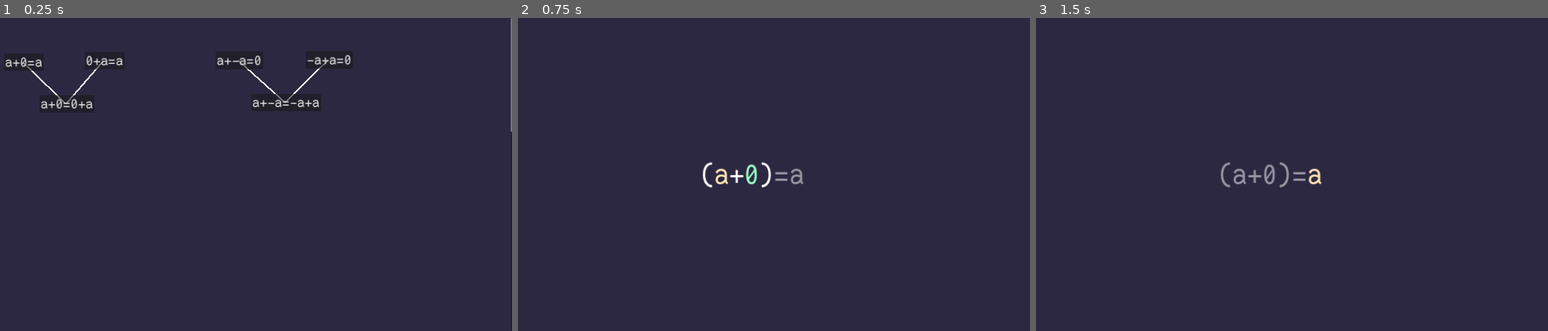
Above: before the commit, frames 1-3 (left to right).
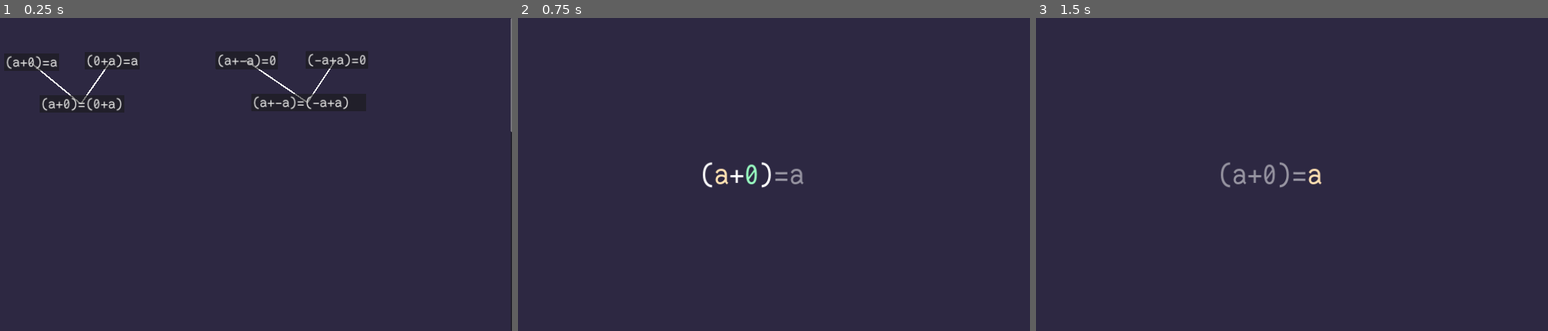
Above: after the commit, the same moments.

Repository: theoahfeldt/emperical-maths
Game: Godot game, scene res://main.tscn
Same seed, same stepped clock (60 frames per second), same inputs: the game is played once before the commit and once after it.
Inputs:
- Up to frame 1 (0.25 s): no input
- Up to frame 2 (0.75 s): click "a+0=a" (after the commit: "(a+0)=a") at 0.5 s
- Up to frame 3 (1.5 s): tap Enter (expression_confirm) at 1.25, 1.35 s; hold Right (expression_right) from 1.28 s (still down)

The runs differ from the first frame. In frame 1, 1.7% of the frame differs, in the area x 1-72%, y 11-30%; in frame 2, nothing differs; in frame 3, nothing differs.
Error after the commit: Cannot call method 'get_nodes_in_group' on a null value. (res://ui/level_button.gd:17)

Commit message:
Add code to automatically set text and dependencies for LevelButton

Diff:
--- a/game/ui/level_button.gd
+++ b/game/ui/level_button.gd
@@ -1,6 +1,19 @@
+@tool
 class_name LevelButton
 extends Button
 
 
-@export var assertion: Assertion
+@export var assertion: Assertion:
+	set(value):
+		assertion = value
+		text = value.equality
+		_find_dependencies()
 @export var dependencies: Array[LevelButton]
+
+
+func _find_dependencies() -> void:
+	dependencies = []
+	if assertion is Consequence:
+		for button: LevelButton in get_tree().get_nodes_in_group("level_buttons"):
+			if button.assertion.equality in assertion.premises.map(func(a): return a.equality):
+				dependencies.append(button)
